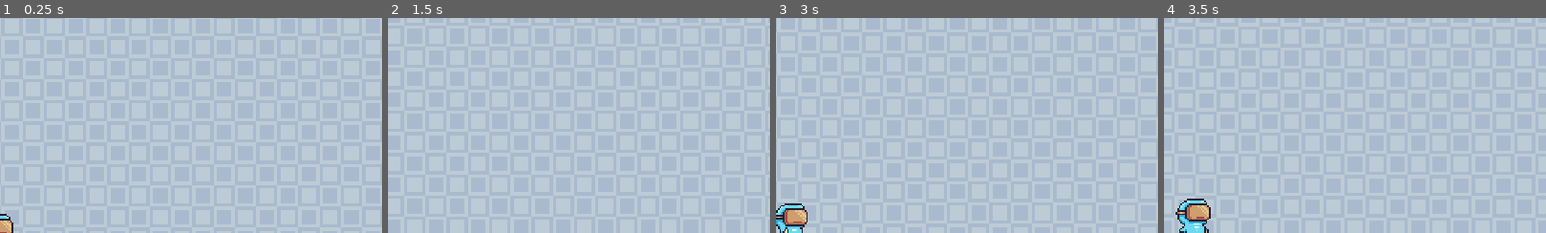
Above: before the commit, frames 1-4 (left to right).
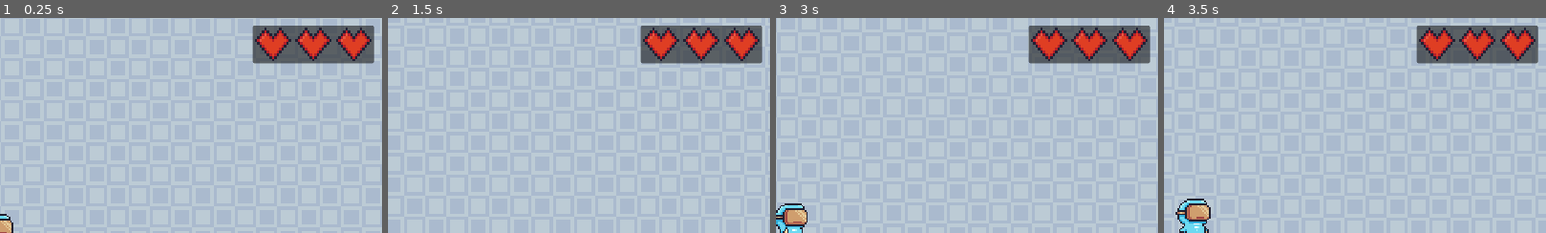
Above: after the commit, the same moments.

Repository: 0xLS/super-mario-copycat
Game: Godot game, scene res://scenes/level2.tscn
Same seed, same stepped clock (60 frames per second), same inputs: the game is played once before the commit and once after it. This scene is started directly instead of the project's main scene.
Inputs:
- Up to frame 1 (0.25 s): no input
- Up to frame 2 (1.5 s): hold Right (right) from 0.53 s (still down); tap Space (jump) at 0.77 s
- Up to frame 3 (3 s): tap Space (jump) at 1.52 s; release Right (right) at 2.03 s; hold Left (left) 2.03-2.78 s; hold Right (right) from 2.78 s (still down)
- Up to frame 4 (3.5 s): keep holding Right (right); tap Space (jump) at 3.02 s
The pictures show only the part of the screen within x 50-100%, y 1-51%; the shares and areas given below are measured in that part.

The runs differ from the first frame. In frame 1, 5.7% of the frame differs, in the area x 66-98%, y 3-22%; in frame 2, 5.7%; in frame 3, 5.7%; in frame 4, 5.7%.

Commit message:
New level2

Diff:
--- a/scenes/level2.tscn
+++ b/scenes/level2.tscn
@@ -1,10 +1,12 @@
-[gd_scene load_steps=8 format=3 uid="uid://c548wplfswymr"]
+[gd_scene load_steps=10 format=3 uid="uid://2wy4r78v8eup"]
 
 [ext_resource type="Script" path="res://game_manager.gd" id="1_0pt7d"]
 [ext_resource type="Texture2D" uid="uid://c3khbggbpqgse" path="res://images/Blue.png" id="2_dqp68"]
 [ext_resource type="Texture2D" uid="uid://dovsats1kxb66" path="res://images/Terrain (16x16).png" id="3_5rcbe"]
 [ext_resource type="PackedScene" uid="uid://bcyl180yl4444" path="res://scenes/character.tscn" id="4_3jryt"]
 [ext_resource type="PackedScene" uid="uid://bufehfj38qhkj" path="res://scenes/End.tscn" id="7_1832w"]
+[ext_resource type="Texture2D" uid="uid://bu1x3ccig0xkq" path="res://images/heart.png" id="8_1yc0k"]
+[ext_resource type="AudioStream" uid="uid://84qee5bhq8m4" path="res://Sounds/Music/level1.ogg" id="9_c4bl5"]
 
 [sub_resource type="TileSetAtlasSource" id="TileSetAtlasSource_0j1r8"]
 texture = ExtResource("3_5rcbe")
@@ -191,9 +193,10 @@
 
 [node name="Node" type="Node"]
 
-[node name="GameManager" type="Node" parent="."]
+[node name="GameManager" type="Node" parent="." node_paths=PackedStringArray("hearts")]
 unique_name_in_owner = true
 script = ExtResource("1_0pt7d")
+hearts = [NodePath("../UI/HeartsPanel/HBoxContainer/Heart"), NodePath("../UI/HeartsPanel/HBoxContainer/Heart2"), NodePath("../UI/HeartsPanel/HBoxContainer/Heart3")]
 
 [node name="SceneObjects" type="Node" parent="."]
 
@@ -224,7 +227,9 @@
 [node name="Collectables group" type="Node" parent="SceneObjects"]
 
 [node name="End" parent="SceneObjects" instance=ExtResource("7_1832w")]
-position = Vector2(2268, 498)
+position = Vector2(2254, 495)
+
+[node name="Enemies" type="Node" parent="SceneObjects"]
 
 [node name="UI" type="CanvasLayer" parent="."]
 
@@ -246,3 +251,45 @@
 text = "Points: 0"
 horizontal_alignment = 1
 vertical_alignment = 1
+
+[node name="HeartsPanel" type="Panel" parent="UI"]
+anchors_preset = 1
+anchor_left = 1.0
+anchor_right = 1.0
+offset_left = -195.0
+offset_top = 20.0
+offset_right = -12.0
+offset_bottom = 77.0
+grow_horizontal = 0
+
+[node name="HBoxContainer" type="HBoxContainer" parent="UI/HeartsPanel"]
+layout_mode = 1
+anchors_preset = 15
+anchor_right = 1.0
+anchor_bottom = 1.0
+grow_horizontal = 2
+grow_vertical = 2
+alignment = 1
+
+[node name="Heart" type="TextureRect" parent="UI/HeartsPanel/HBoxContainer"]
+texture_filter = 1
+layout_mode = 2
+texture = ExtResource("8_1yc0k")
+expand_mode = 2
+
+[node name="Heart2" type="TextureRect" parent="UI/HeartsPanel/HBoxContainer"]
+texture_filter = 1
+layout_mode = 2
+texture = ExtResource("8_1yc0k")
+expand_mode = 2
+
+[node name="Heart3" type="TextureRect" parent="UI/HeartsPanel/HBoxContainer"]
+texture_filter = 1
+layout_mode = 2
+texture = ExtResource("8_1yc0k")
+expand_mode = 2
+
+[node name="AudioStreamPlayer" type="AudioStreamPlayer" parent="."]
+stream = ExtResource("9_c4bl5")
+volume_db = -27.171
+autoplay = true
Not shown: 1 places in scenes/level1.tscn that only renumber resources
